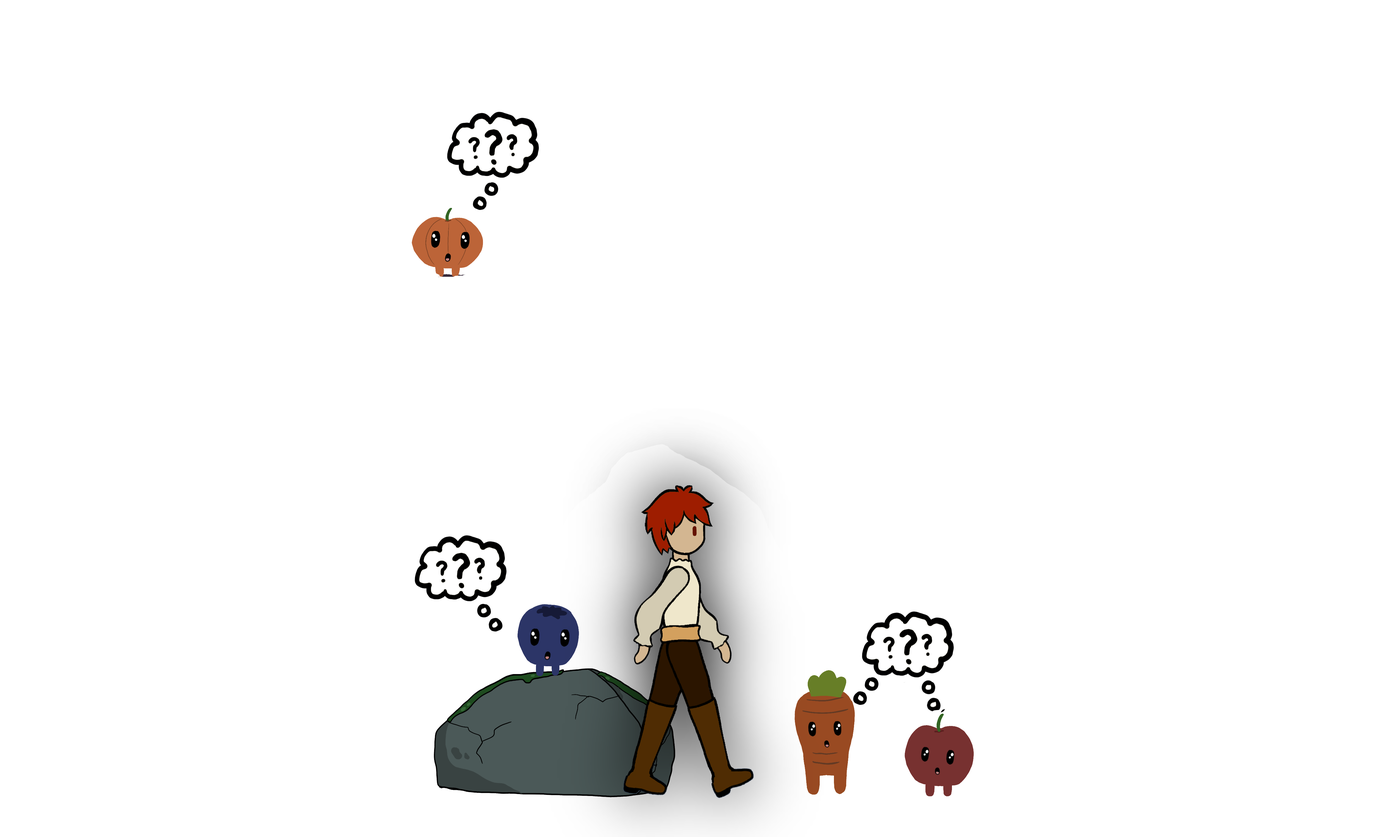
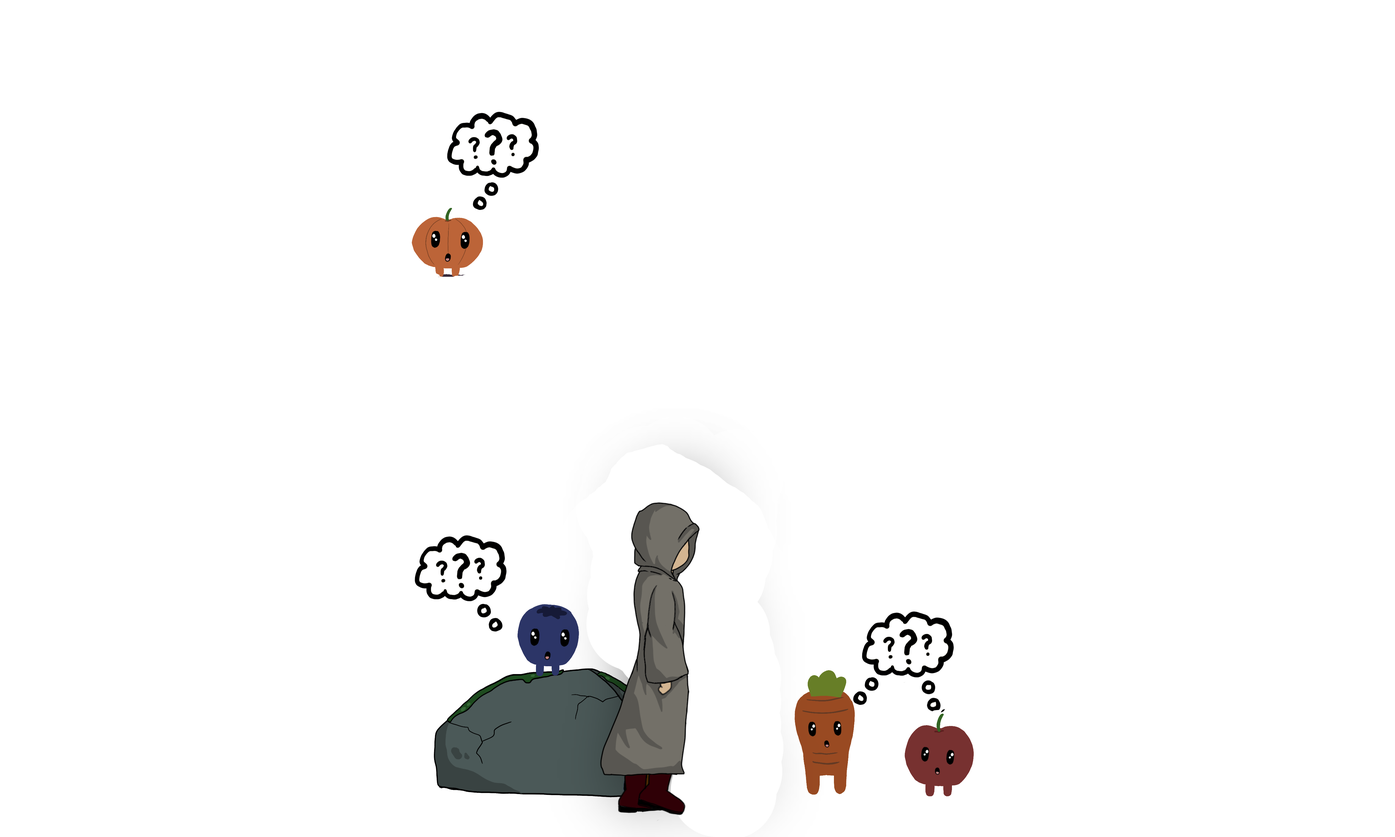
Layered file, before and after one edit (1395 × 837). Changes by layer:
added layer "Walk 3" above "Layer 4" over [599, 501, 701, 822]
painted on "Layer 4" over [582, 422, 784, 837]
